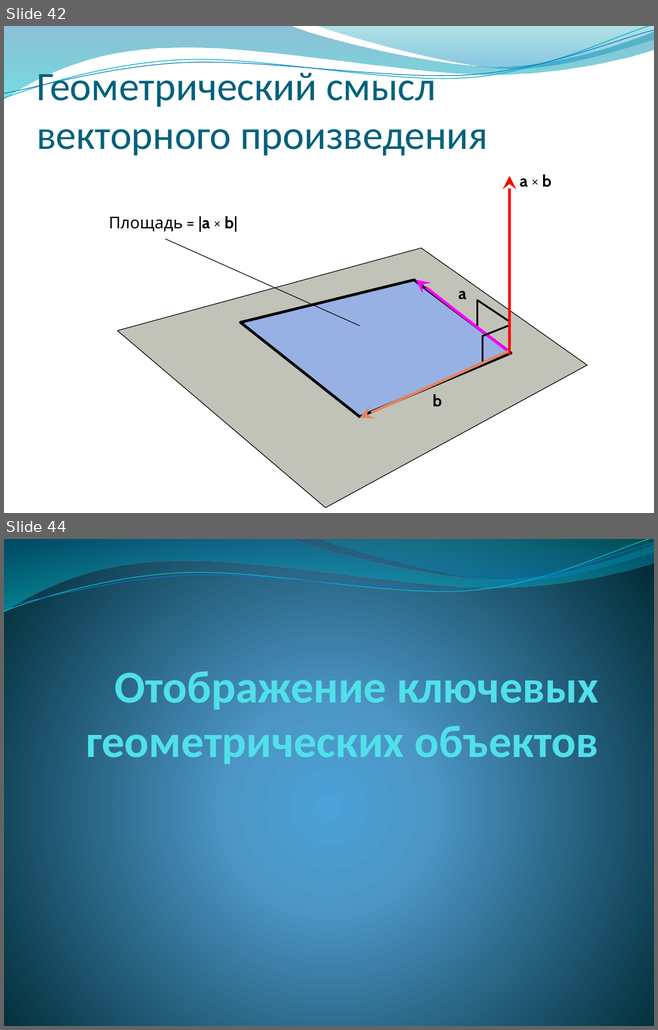
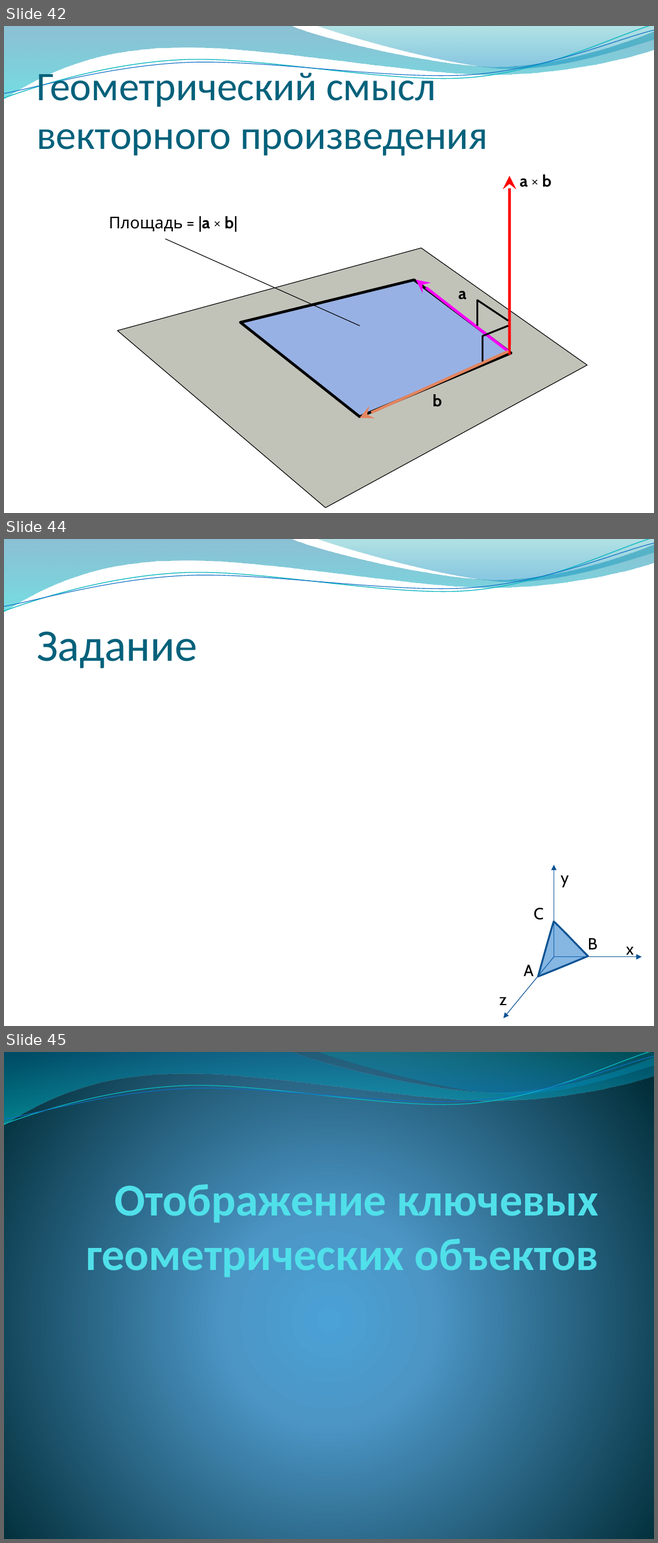
Before and after one commit to alexey-malov/cg-course, a slide deck: lectures/03 - Векторный анализ, трансформации и матрицы.pptx. Shown one above the other, each under a label of ours: slides 42 and 44 before the commit, slides 42, 44 and 45 after it; the slides between them are not shown. The pictures are 658x1030 and 658x1543 pixels, drawn with LibreOffice and Linux fonts; fonts in the diff are those of the drawing; grey boxes stand for pictures; background and template pictures are left out. Boxes give left, top, right and bottom in pixels: in the first picture for what was removed or moved away, otherwise in the second. Text is boxed around its words. In the diff, an @@ line names an element or a change of style, - is before the commit and + after.

```diff
--- a/lectures/03 - Векторный анализ, трансформации и матрицы.pptx
+++ b/lectures/03 - Векторный анализ, трансформации и матрицы.pptx
@@ slide 44 added at [4,539,654,1026], background picture (left out); not listed: 4 template elements that a slide beside it also shows @@
@@ title added at [36,631,197,668], 50 pt, text #04617B @@
+Задание
@@ group added at [499,865,641,1019]: 6 texts, 3 arrows, 1 freeform shape @@
+x
+y
+z
+A
+B
+C
@@ what was slide 44 is now slide 45 @@
```
Also in this commit, not shown: 21 slides changed, 4 other slides added, 1 slide removed, 1 other file.
